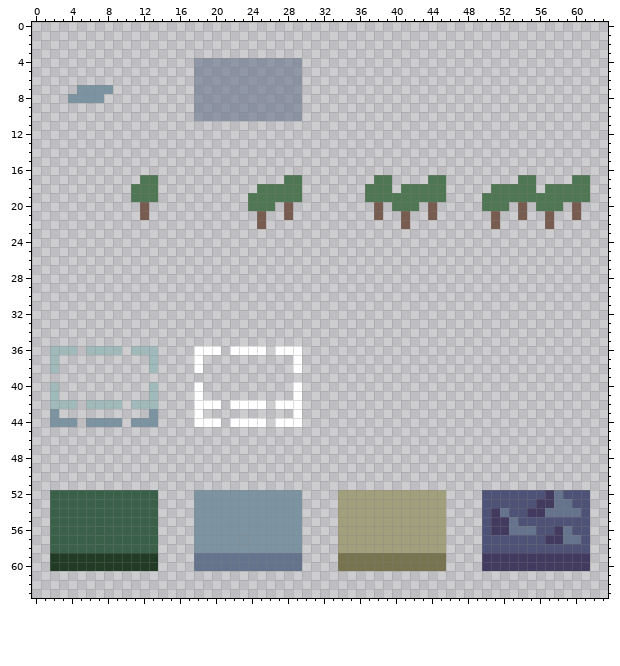
File history of a pixel-art file, Prototypes/Block Colony/Assets/Sprites/InGameSprites.aseprite. The picture above was drawn from the file before the commit.
64x64 pixels, 1 frame.
Now the later version:
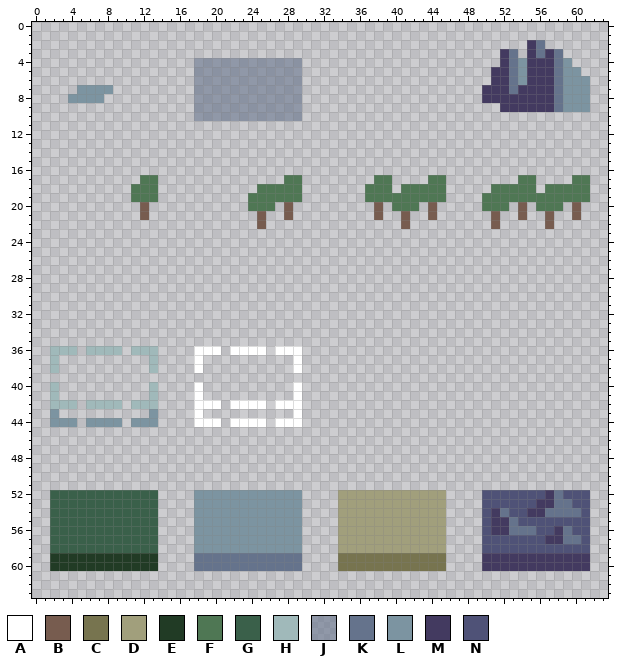
Palette (. is transparent): A #ffffff  B #775c4f  C #77744f  D #a19f7c  E #213b25  F #4f7754  G #3a604a  H #a0b9ba  J #65738c96  K #65738c  L #7c94a1  M #433a60  N #4f5277
Edits made:
--- layer "Layer 1"
@@ x 48..63 @@
  1 ................
- 2 ................
- 3 ................
- 4 ................
- 5 ................
- 6 ................
- 7 ................
- 8 ................
- 9 ................
+ 2 .......MK.......
+ 3 ....MK.MKMK.....
+ 4 ....MKLMMMKL....
+ 5 ...MMKLMMMKLL...
+ 6 ...MMKLMMMKLLL..
+ 7 ..MMMKMMMMKLLL..
+ 8 ..MMMMMMMMKLLL..
+ 9 ....MMMMMMKLLL..
 10 ................
Pixel boxes of the changes (left, top, right, bottom) in both pictures:
added: (482, 40, 590, 112)
